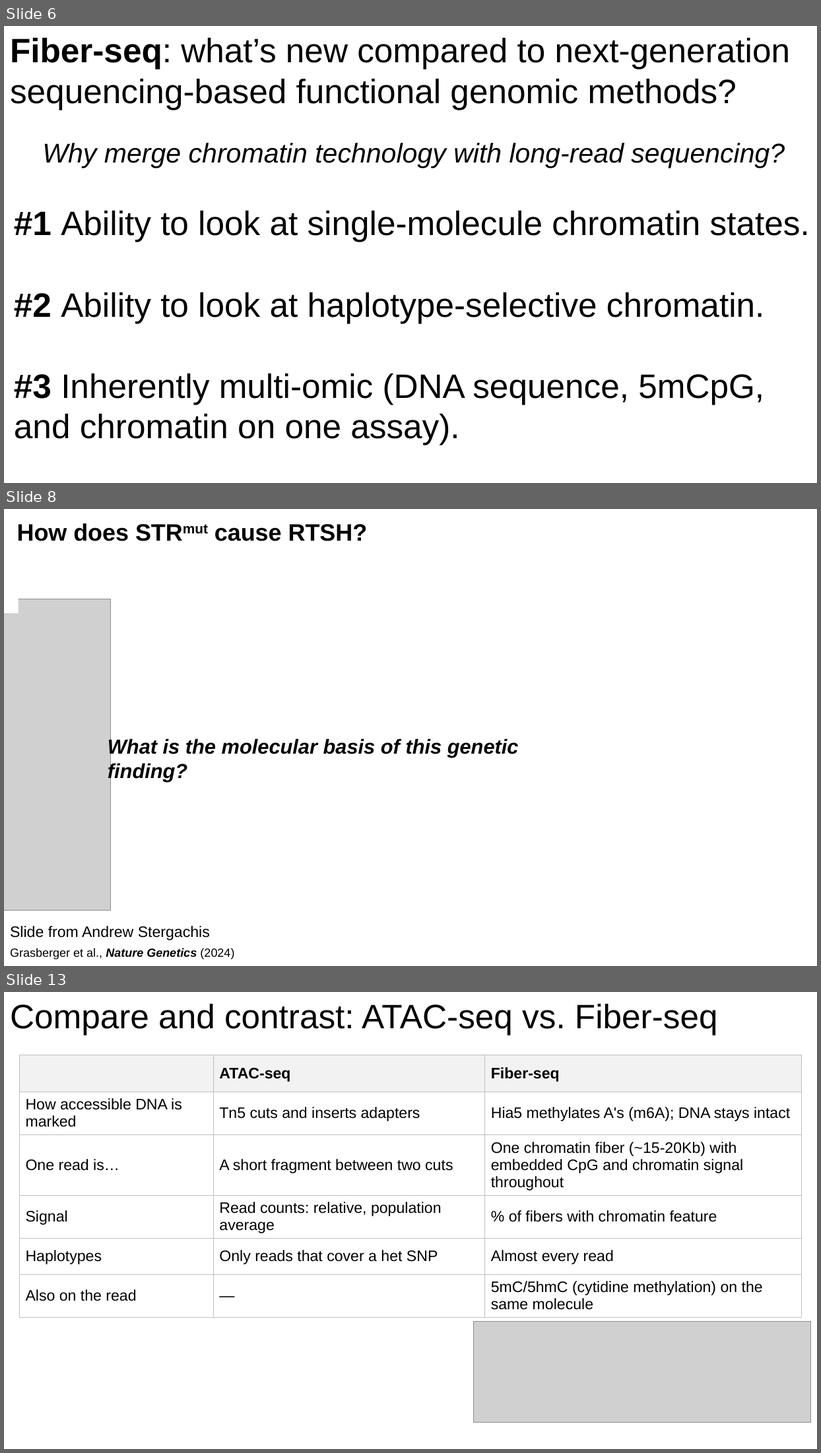
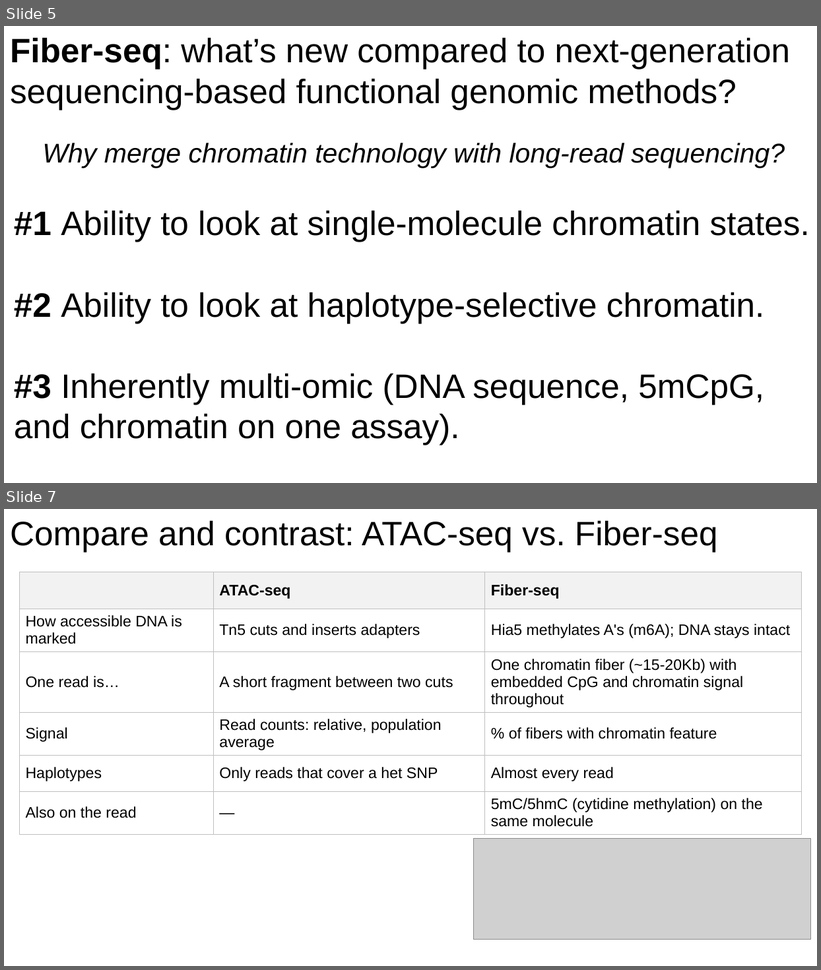
Before and after one commit to christylaflamme/fiber-seq-workshop, a slide deck: slides/LaFlamme_fiber-seq_CSHL_workshop_slide_deck.pptx. Shown one above the other, each under a label of ours: slides 6, 8 and 13 before the commit, slides 5 and 7 after it; the slides between them are not shown. The pictures are 821x1453 and 821x970 pixels, drawn with LibreOffice and Linux fonts; fonts in the diff are those of the drawing; grey boxes stand for pictures. Boxes give left, top, right and bottom in pixels: in the first picture for what was removed or moved away, otherwise in the second. Text is boxed around its words. In the diff, an @@ line names an element or a change of style, - is before the commit and + after.

```diff
--- a/slides/LaFlamme_fiber-seq_CSHL_workshop_slide_deck.pptx
+++ b/slides/LaFlamme_fiber-seq_CSHL_workshop_slide_deck.pptx
@@ slide 8 removed at bbox=[4, 509, 817, 966], background #FFFFFF @@
@@ text removed at bbox=[17, 524, 368, 541] @@
-How does STRmut cause RTSH?
@@ picture removed at bbox=[4, 599, 111, 910] @@
@@ rectangle removed at bbox=[4, 599, 18, 613] @@
@@ text removed at bbox=[108, 738, 519, 782] @@
-What is the molecular basis of this genetic finding?
@@ text removed at bbox=[10, 926, 210, 941] @@
-Slide from Andrew Stergachis
@@ text removed at bbox=[10, 949, 234, 960] @@
-Grasberger et al., Nature Genetics (2024)
@@ what was slide 6 is now slide 5 @@
@@ what was slide 13 is now slide 7 @@
```
Also in this commit, not shown: 4 slides changed, 6 other slides removed, 1 other file.
